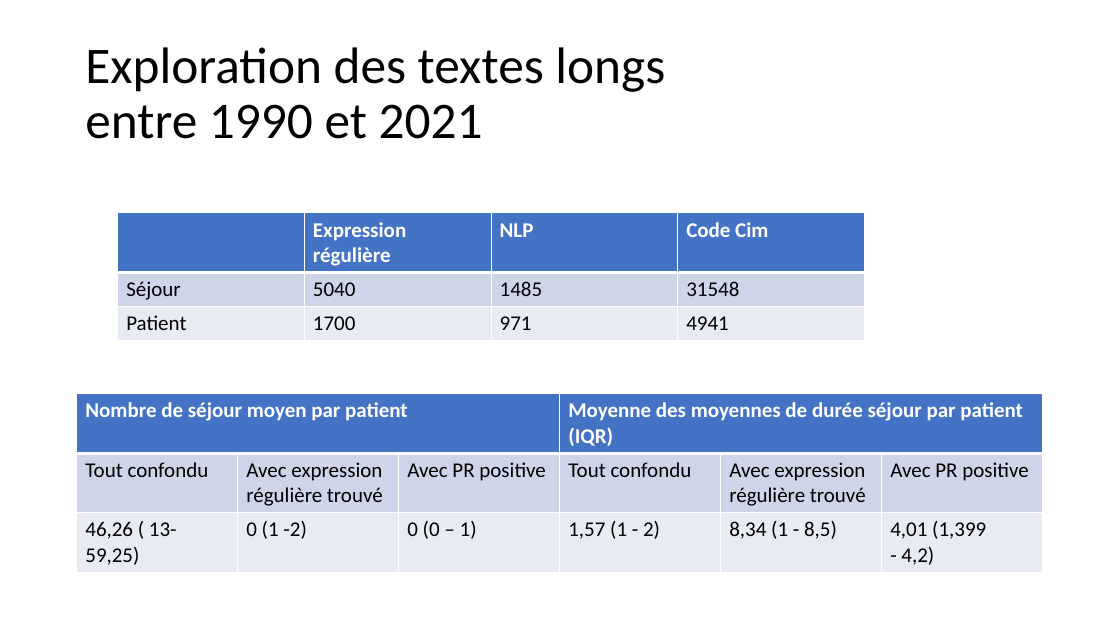
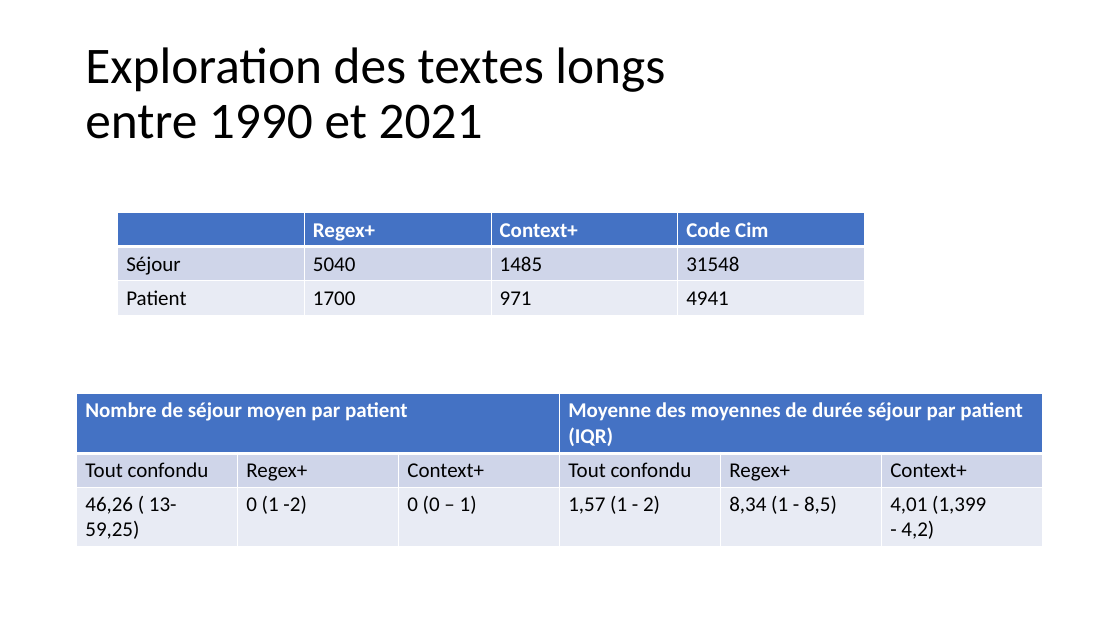
Before and after one commit to DrFabach/patient_like_mine, a slide deck: slide 2 of exploPR.pptx. Drawn at 1120x630 pixels with LibreOffice and Linux fonts; fonts in the diff are those of the drawing. Boxes give left, top, right and bottom in pixels: in the first picture for what was removed or moved away, otherwise in the second. Text is boxed around its words. In the diff, an @@ line names an element or a change of style, - is before the commit and + after.

```diff
--- a/exploPR.pptx
+++ b/exploPR.pptx
@@ table at (118, 213, 864, 315) @@
-row 1, column 2: Expression régulière
+row 1, column 2: Regex+
-row 1, column 3: NLP
+row 1, column 3: Context+
@@ table at (77, 393, 1045, 545) @@
-row 2: Tout confondu | Avec expression régulière trouvé | Avec PR positive | Tout confondu | Avec expression régulière trouvé | Avec PR positive
+row 2: Tout confondu | Regex+ | Context+ | Tout confondu | Regex+ | Context+
```
Also in this commit, not shown: 3 other slides changed.
